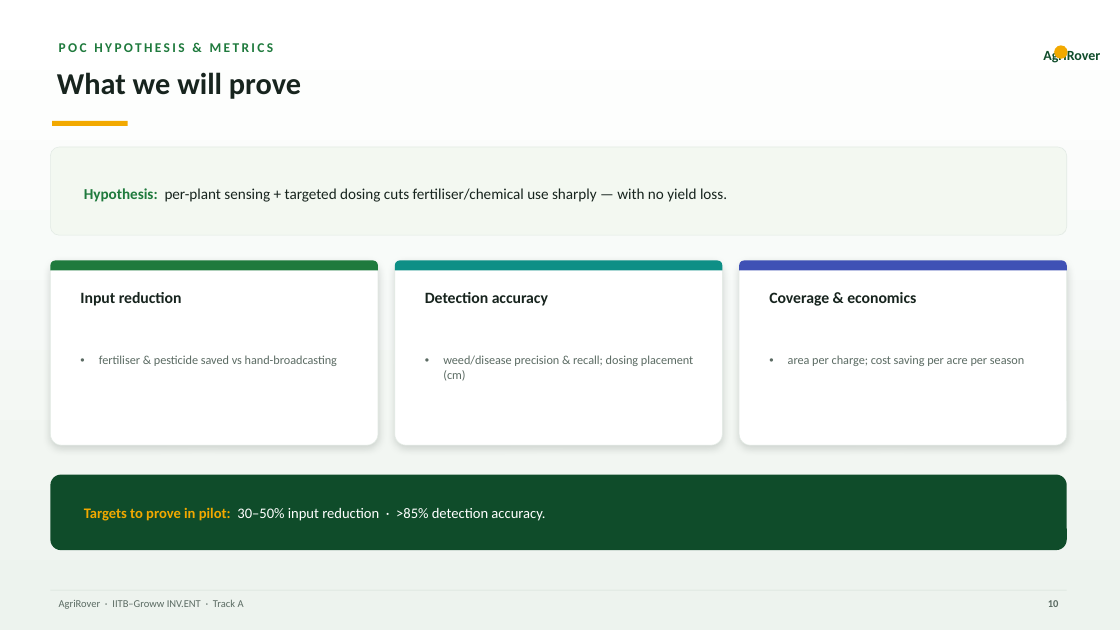
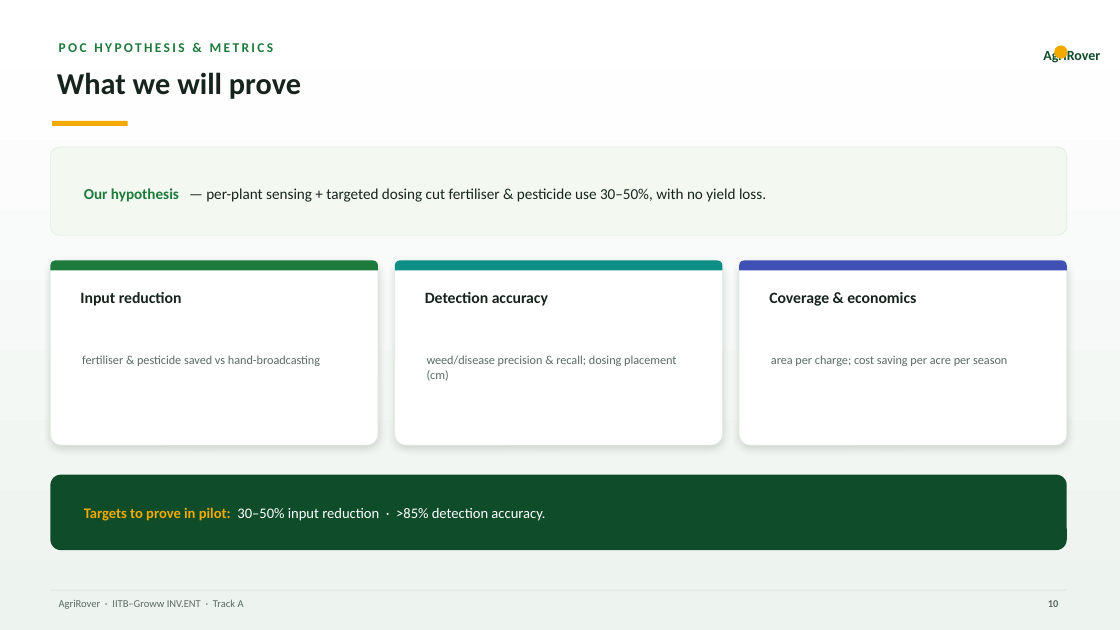
Before and after one commit to aman123825/agrobot, a slide deck: slide 10 of AgriRover_GrowwxIITB.pptx. Drawn at 1120x630 pixels with LibreOffice and Linux fonts; fonts in the diff are those of the drawing. Boxes give left, top, right and bottom in pixels: in the first picture for what was removed or moved away, otherwise in the second. Text is boxed around its words. In the diff, an @@ line names an element or a change of style, - is before the commit and + after.

Commit message:
Refine premium deck: remove bullet dots (clean self-explanatory lines), checkmark traction icons, sharper hypothesis

```diff
--- a/AgriRover_GrowwxIITB.pptx
+++ b/AgriRover_GrowwxIITB.pptx
@@ text at (84, 188, 766, 202): text changed @@
-Hypothesis: per-plant sensing + targeted dosing cuts fertiliser/chemical use sharply — with no yield loss.
+Our hypothesis — per-plant sensing + targeted dosing cut fertiliser & pesticide use 30–50%, with no yield loss.
@@ bullet • to none in 3 elements at (82, 355, 320, 366), (427, 355, 676, 381), (771, 355, 1007, 366) @@
```
Also in this commit, not shown: 9 other slides changed.
